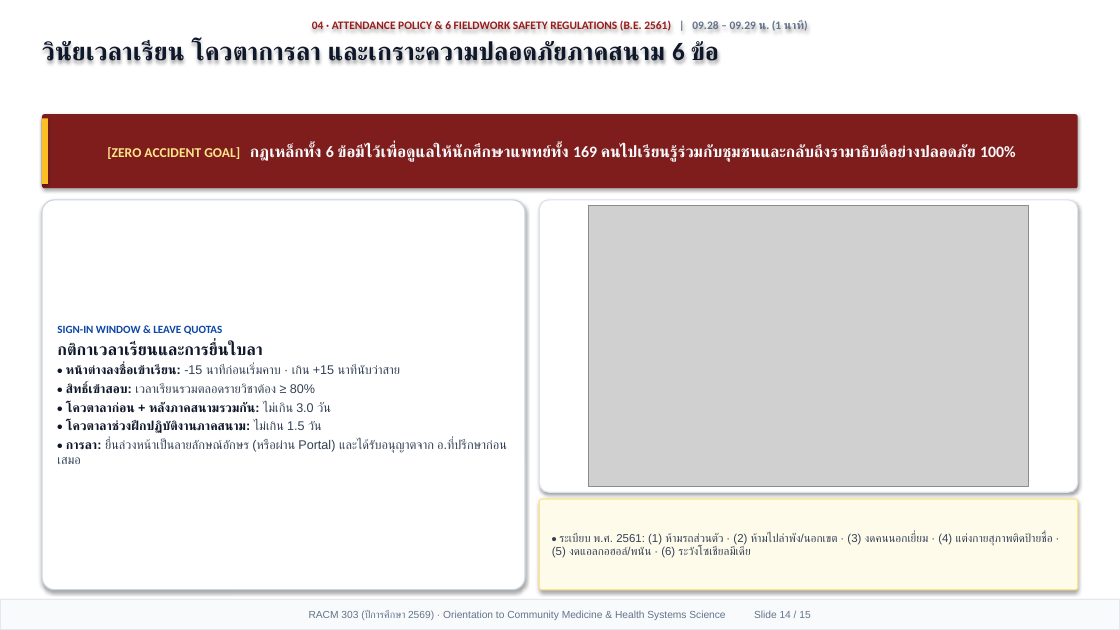
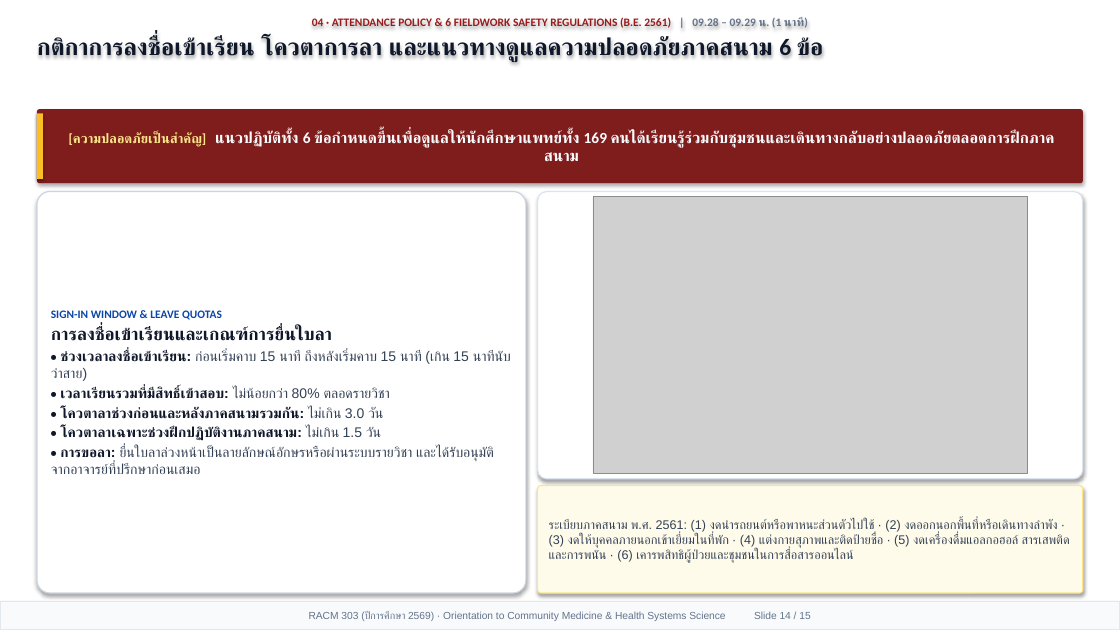
Before and after one commit to smartwoo/racm303-2569-faculty-member, a slide deck: slide 14 of exports/pptx/RACM303_2569_Orientation_Slides.pptx. Drawn at 1120x630 pixels with LibreOffice and Linux fonts; fonts in the diff are those of the drawing; grey boxes stand for pictures. Boxes give left, top, right and bottom in pixels: in the first picture for what was removed or moved away, otherwise in the second. Text is boxed around its words. In the diff, an @@ line names an element or a change of style, - is before the commit and + after.

```diff
--- a/exports/pptx/RACM303_2569_Orientation_Slides.pptx
+++ b/exports/pptx/RACM303_2569_Orientation_Slides.pptx
@@ text at (x1=37, y1=36, x2=824, y2=62): text changed; size 21.5 to 20.2 pt @@
-วินัยเวลาเรียน โควตาการลา และเกราะความปลอดภัยภาคสนาม 6 ข้อ
+กติกาการลงชื่อเข้าเรียน โควตาการลา และแนวทางดูแลความปลอดภัยภาคสนาม 6 ข้อ
@@ rectangle moved from (x1=42, y1=118, x2=48, y2=184) to (x1=37, y1=113, x2=43, y2=179) @@
@@ rounded rectangle "[ความปลอดภัยเป็นสำคัญ] แนวปฏิบัติทั้ง 6 ข้อกำหนดขึ้นเพื่อดูแ ..." resized from (x1=42, y1=114, x2=1078, y2=188) to (x1=37, y1=109, x2=1083, y2=183) @@
@@ text in rounded rectangle at (x1=69, y1=130, x2=1017, y2=147): text changed; size 13.6 to 13.2 pt @@
-[ZERO ACCIDENT GOAL] กฎเหล็กทั้ง 6 ข้อมีไว้เพื่อดูแลให้นักศึกษาแพทย์ทั้ง 169 คนไปเรียนรู้ร่วมกับชุมชนและกลับถึงรามาธิบดีอย่างปลอดภัย 100%
+[ความปลอดภัยเป็นสำคัญ] แนวปฏิบัติทั้ง 6 ข้อกำหนดขึ้นเพื่อดูแลให้นักศึกษาแพทย์ทั้ง 169 คนได้เรียนรู้ร่วมกับชุมชนและเดินทางกลับอย่างปลอดภัยตลอดการฝึกภาคสนาม
@@ rounded rectangle "SIGN-IN WINDOW & LEAVE QUOTAS" resized from (x1=42, y1=200, x2=525, y2=590) to (x1=37, y1=192, x2=526, y2=593) @@
@@ rounded rectangle resized from (x1=539, y1=200, x2=1078, y2=492) to (x1=538, y1=192, x2=1083, y2=479) @@
@@ picture resized from (x1=589, y1=206, x2=1028, y2=486) to (x1=593, y1=197, x2=1028, y2=474) @@
@@ text in rounded rectangle at (x1=51, y1=327, x2=501, y2=474): text changed; size 10.8 to 12 pt @@
-กติกาเวลาเรียนและการยื่นใบลา
-• หน้าต่างลงชื่อเข้าเรียน: -15 นาทีก่อนเริ่มคาบ · เกิน +15 นาทีนับว่าสาย
-• สิทธิ์เข้าสอบ: เวลาเรียนรวมตลอดรายวิชาต้อง ≥ 80%
-• โควตาลาก่อน + หลังภาคสนามรวมกัน: ไม่เกิน 3.0 วัน
-• โควตาลาช่วงฝึกปฏิบัติงานภาคสนาม: ไม่เกิน 1.5 วัน
-• การลา: ยื่นล่วงหน้าเป็นลายลักษณ์อักษร (หรือผ่าน Portal) และได้รับอนุญาตจาก อ.ที่ปรึกษาก่อนเสมอ
+การลงชื่อเข้าเรียนและเกณฑ์การยื่นใบลา
+• ช่วงเวลาลงชื่อเข้าเรียน: ก่อนเริ่มคาบ 15 นาที ถึงหลังเริ่มคาบ 15 นาที (เกิน 15 นาทีนับว่าสาย)
+• เวลาเรียนรวมที่มีสิทธิ์เข้าสอบ: ไม่น้อยกว่า 80% ตลอดรายวิชา
+• โควตาลาช่วงก่อนและหลังภาคสนามรวมกัน: ไม่เกิน 3.0 วัน
+• โควตาลาเฉพาะช่วงฝึกปฏิบัติงานภาคสนาม: ไม่เกิน 1.5 วัน
+• การขอลา: ยื่นใบลาล่วงหน้าเป็นลายลักษณ์อักษรหรือผ่านระบบรายวิชา และได้รับอนุมัติจากอาจารย์ที่ปรึกษาก่อนเสมอ
@@ text in rounded rectangle at (x1=51, y1=310, x2=222, y2=320): size 9.5 to 9.8 pt in "SIGN-IN WINDOW & LEAVE QUOTAS" @@
@@ rounded rectangle "ระเบียบภาคสนาม พ.ศ. 2561: (1) งดนำรถยนต์หรือพาหนะส่วนตัวไปใช ..." resized from (x1=539, y1=499, x2=1078, y2=590) to (x1=538, y1=486, x2=1083, y2=593) @@
@@ text in rounded rectangle at (x1=549, y1=519, x2=1070, y2=563): text changed; size 9.8 to 10.8 pt @@
-• ระเบียบ พ.ศ. 2561: (1) ห้ามรถส่วนตัว · (2) ห้ามไปลำพัง/นอกเขต · (3) งดคนนอกเยี่ยม · (4) แต่งกายสุภาพติดป้ายชื่อ · (5) งดแอลกอฮอล์/พนัน · (6) ระวังโซเชียลมีเดีย
+ระเบียบภาคสนาม พ.ศ. 2561: (1) งดนำรถยนต์หรือพาหนะส่วนตัวไปใช้ · (2) งดออกนอกพื้นที่หรือเดินทางลำพัง · (3) งดให้บุคคลภายนอกเข้าเยี่ยมในที่พัก · (4) แต่งกายสุภาพและติดป้ายชื่อ · (5) งดเครื่องดื่มแอลกอฮอล์ สารเสพติด และการพนัน · (6) เคารพสิทธิผู้ป่วยและชุมชนในการสื่อสารออนไลน์
```
Also in this commit, not shown: 13 other slides changed, 1 slide added, 1 slide removed, 5 other files.
